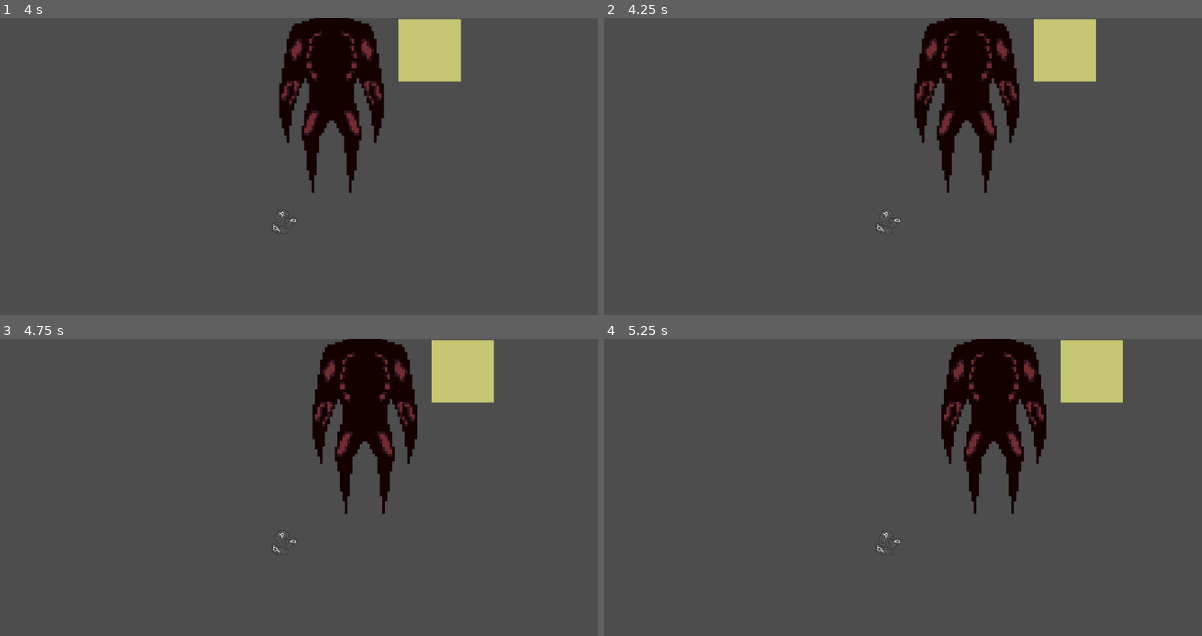
Above: before the commit, frames 1-4 (two rows, left to right).
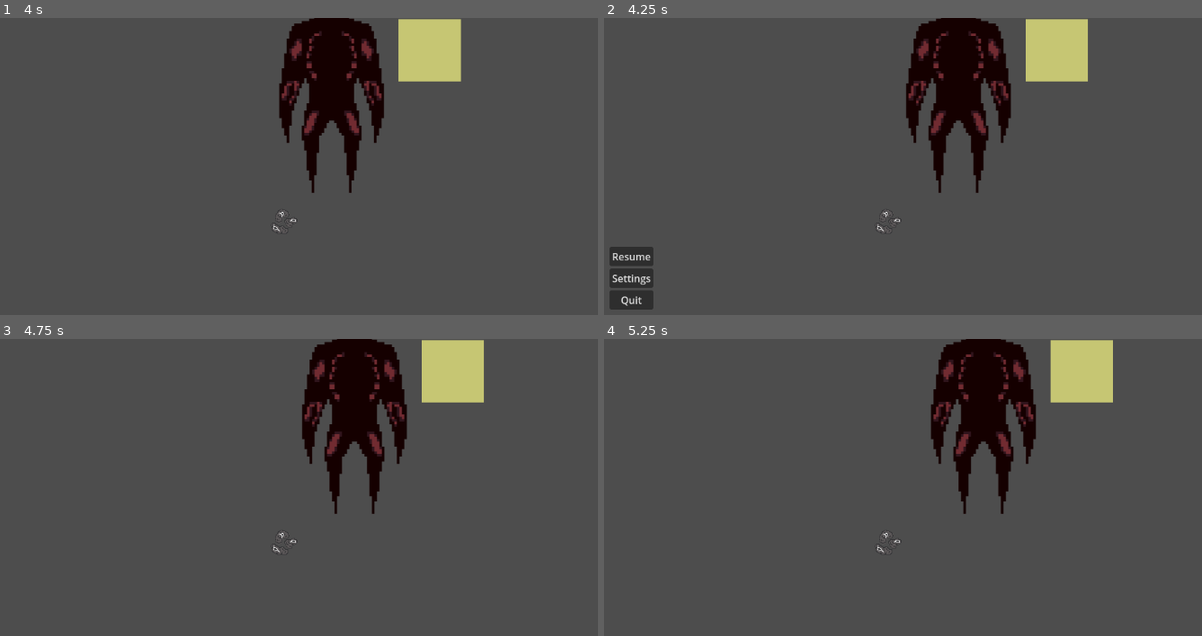
Above: after the commit, the same moments.

Repository: ChloeMayLikeCheese/GDD112-Group-Project
Game: Godot game, scene res://Scenes/backrooms_1.tscn
The game is run twice, just before and just after one commit, with the same random seed, the same clock (stepped at 60 frames per second) and the same inputs.
Inputs (mouse positions are in pixels of both pictures, inside the frame that each line leads up to):
- Up to frame 1 (4 s): tap Enter at 0.5 s; hold D (Right) 0.53-1.28 s; hold S (Down) 1.28-2.03 s; hold D (Right) 2.03-2.78 s; hold W (Up) 2.78-3.53 s; tap Space at 3.5 s; hold A (Left) from 3.53 s (still down)
- Up to frame 2 (4.25 s): keep holding A (Left); tap Escape (Pause, bound only after the commit) at 4.15 s
- Up to frame 3 (4.75 s): release A (Left) at 4.25 s; click (29, 576) at 4.25 s, where only the run after the commit has a clickable "Resume"
- Up to frame 4 (5.25 s): tap Enter at 5 s; hold A (Left) from 5.03 s (still down)

Frame 1 is identical in both runs. In frame 2, 6.2% of the frame differs, in the area x 0-83%, y 0-99%; in frame 3, 5.5%; in frame 4, 5.5%.

Commit message:
Pause Menu done

Diff:
--- a/Creatures/Darkner.gd
+++ b/Creatures/Darkner.gd
@@ -1,4 +1,8 @@
 extends CharacterBody2D
+
+func _process(delta):
+	pass
+
 
 
 func interact_with_light():
--- a/Creatures/character.gd
+++ b/Creatures/character.gd
@@ -1,4 +1,7 @@
 extends CharacterBody2D
+
+@onready var pause_menu = $PauseMenu
+var paused = false
 
 var speed = 200
 func _process(_delta):
@@ -9,3 +12,16 @@
 	for body in $Area2D.get_overlapping_bodies():
 		if "interact_with_light" in body:
 			body.interact_with_light()
+#pause menu (from a youtube tutorial from Gwizz
+	if Input.is_action_just_pressed("Pause"):
+		pausemenu()
+
+func pausemenu():
+	if paused:
+		pause_menu.hide()
+		Engine.time_scale = 1
+	else:
+		pause_menu.show()
+		Engine.time_scale = 0
+
+	paused = !paused
--- /dev/null
+++ b/Menus/pause_menu.gd
@@ -0,0 +1,14 @@
+extends Control
+
+@onready var main = $"../"
+
+func _on_settings_pressed():
+	pass # Replace with function body.
+
+
+func _on_quit_pressed():
+	get_tree().quit()
+
+
+func _on_resume_pressed():
+	main.pausemenu()
--- /dev/null
+++ b/Menus/pause_menu.tscn
@@ -0,0 +1,36 @@
+[gd_scene load_steps=2 format=3 uid="uid://hajuk2n703qe"]
+
+[ext_resource type="Script" path="res://Menus/pause_menu.gd" id="1_joehn"]
+
+[node name="PauseMenu" type="Control"]
+layout_mode = 3
+anchors_preset = 15
+anchor_right = 1.0
+anchor_bottom = 1.0
+grow_horizontal = 2
+grow_vertical = 2
+script = ExtResource("1_joehn")
+
+[node name="MarginContainer" type="MarginContainer" parent="."]
+layout_mode = 0
+offset_right = 40.0
+offset_bottom = 40.0
+
+[node name="VBoxContainer" type="VBoxContainer" parent="MarginContainer"]
+layout_mode = 2
+
+[node name="Resume" type="Button" parent="MarginContainer/VBoxContainer"]
+layout_mode = 2
+text = "Resume"
+
+[node name="Settings" type="Button" parent="MarginContainer/VBoxContainer"]
+layout_mode = 2
+text = "Settings"
+
+[node name="Quit" type="Button" parent="MarginContainer/VBoxContainer"]
+layout_mode = 2
+text = "Quit"
+
+[connection signal="pressed" from="MarginContainer/VBoxContainer/Resume" to="." method="_on_resume_pressed"]
+[connection signal="pressed" from="MarginContainer/VBoxContainer/Settings" to="." method="_on_settings_pressed"]
+[connection signal="pressed" from="MarginContainer/VBoxContainer/Quit" to="." method="_on_quit_pressed"]
--- a/Scenes/backrooms_1.tscn
+++ b/Scenes/backrooms_1.tscn
@@ -1,13 +1,21 @@
-[gd_scene load_steps=5 format=3 uid="uid://c28hf7v0iarp"]
+[gd_scene load_steps=6 format=3 uid="uid://c28hf7v0iarp"]
 
 [ext_resource type="PackedScene" uid="uid://caqrfwj78qk08" path="res://Creatures/character.tscn" id="1_4j7pa"]
 [ext_resource type="Texture2D" uid="uid://cptcvkakcbow3" path="res://Textures/Light.png" id="2_0fvnh"]
 [ext_resource type="Texture2D" uid="uid://b0x2uvog4fr5x" path="res://Textures/Tileset/Basetile.png" id="2_5sq33"]
 [ext_resource type="PackedScene" uid="uid://cmf8361jt5w0s" path="res://Creatures/monster_1.tscn" id="3_x1jhr"]
+[ext_resource type="PackedScene" uid="uid://hajuk2n703qe" path="res://Menus/pause_menu.tscn" id="5_fddvs"]
 
 [node name="Backrooms_1" type="Node2D"]
 
 [node name="Character" parent="." instance=ExtResource("1_4j7pa")]
+
+[node name="PauseMenu" parent="Character" instance=ExtResource("5_fddvs")]
+visible = false
+offset_left = -443.0
+offset_top = 44.0
+offset_right = -443.0
+offset_bottom = 44.0
 
 [node name="PointLight2D" type="PointLight2D" parent="Character"]
 position = Vector2(-110, 612)
--- a/project.godot
+++ b/project.godot
@@ -55,6 +55,11 @@
 "events": [Object(InputEventKey,"resource_local_to_scene":false,"resource_name":"","device":-1,"window_id":0,"alt_pressed":false,"shift_pressed":false,"ctrl_pressed":false,"meta_pressed":false,"pressed":false,"keycode":0,"physical_keycode":74,"key_label":0,"unicode":106,"echo":false,"script":null)
 ]
 }
+Pause={
+"deadzone": 0.5,
+"events": [Object(InputEventKey,"resource_local_to_scene":false,"resource_name":"","device":-1,"window_id":0,"alt_pressed":false,"shift_pressed":false,"ctrl_pressed":false,"meta_pressed":false,"pressed":false,"keycode":0,"physical_keycode":4194305,"key_label":0,"unicode":0,"echo":false,"script":null)
+]
+}
 
 [layer_names]
 
